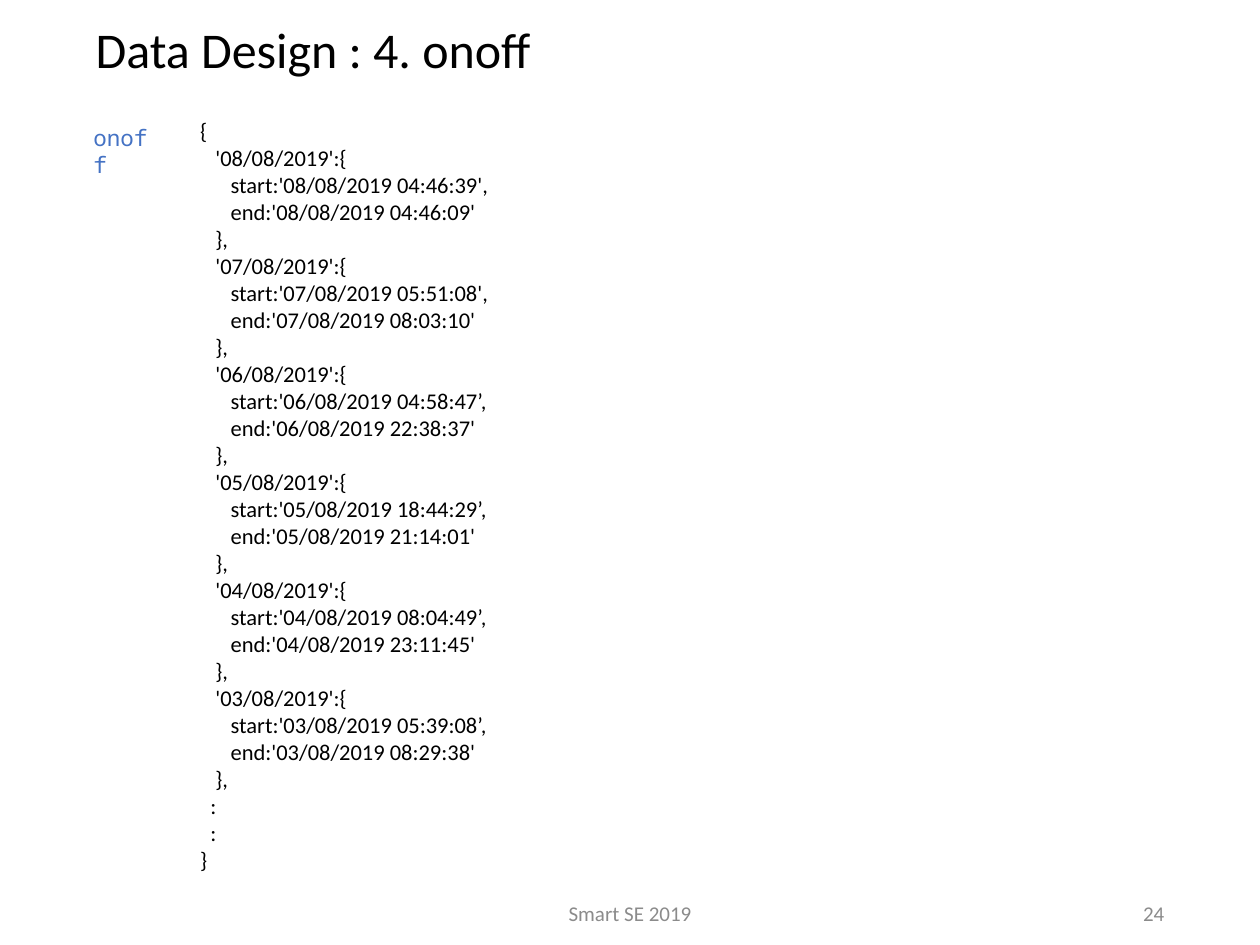
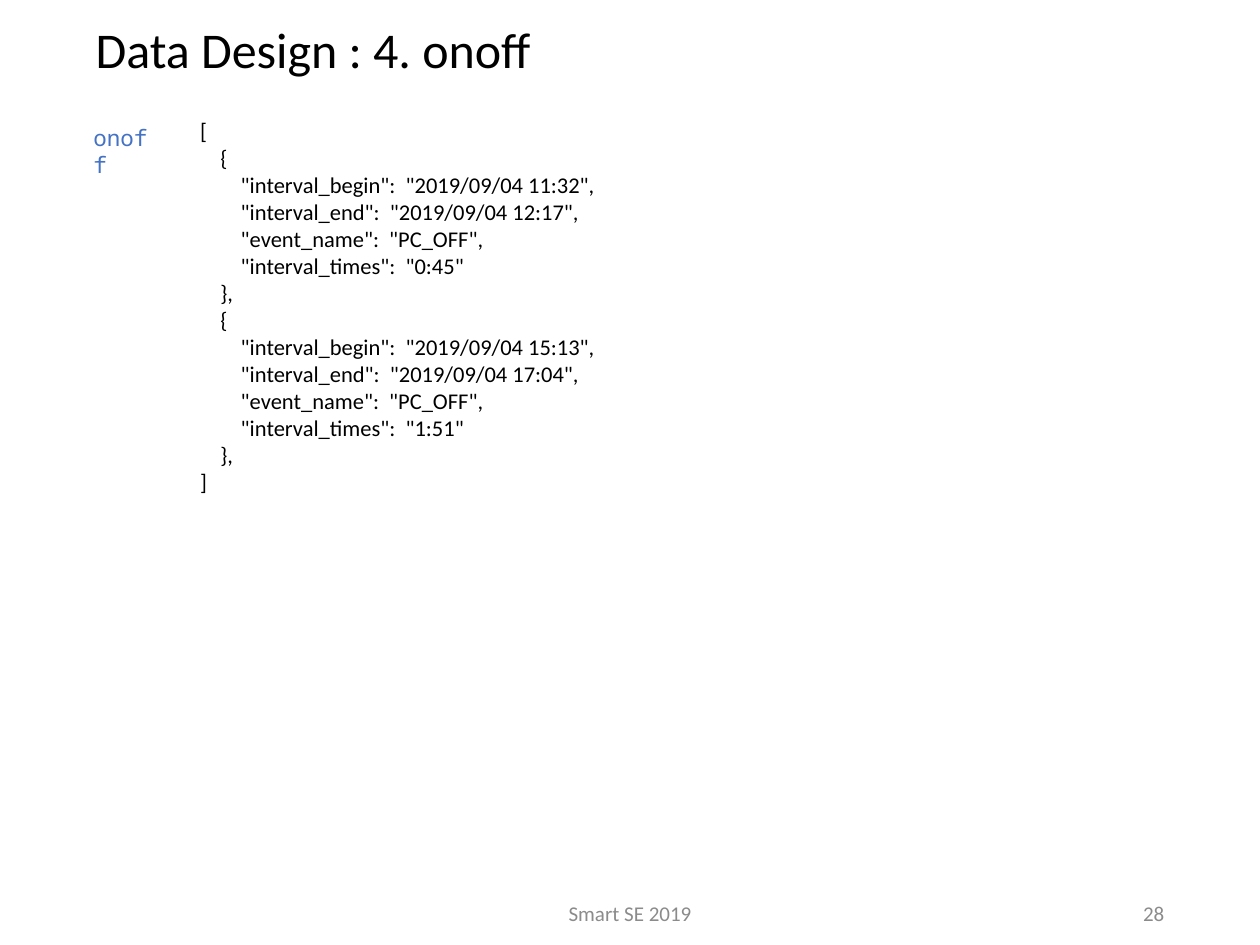
Before and after one commit to sakai-memoru/smartse19, a slide deck: slide 28 of _project_docs/SSE19_SPP.pptx (slide 24 before the commit). Drawn at 1260x945 pixels with LibreOffice and Linux fonts; fonts in the diff are those of the drawing; background and template pictures are left out. Boxes give left, top, right and bottom in pixels: in the first picture for what was removed or moved away, otherwise in the second. Text is boxed around its words. In the diff, an @@ line names an element or a change of style, - is before the commit and + after.

```diff
--- a/_project_docs/SSE19_SPP.pptx
+++ b/_project_docs/SSE19_SPP.pptx
@@ text at [241,177,594,439]: text changed @@
-{
-'08/08/2019':{
-start:'08/08/2019 04:46:39',
-end:'08/08/2019 04:46:09'
-},
-'07/08/2019':{
-start:'07/08/2019 05:51:08',
-end:'07/08/2019 08:03:10'
-},
-'06/08/2019':{
-start:'06/08/2019 04:58:47’,
-end:'06/08/2019 22:38:37'
-},
-'05/08/2019':{
-start:'05/08/2019 18:44:29’,
-end:'05/08/2019 21:14:01'
-},
-'04/08/2019':{
-start:'04/08/2019 08:04:49’,
-end:'04/08/2019 23:11:45'
-},
-'03/08/2019':{
-start:'03/08/2019 05:39:08’,
-end:'03/08/2019 08:29:38'
-},
-:
-:
-}
+[
+{
+"interval_begin": "2019/09/04 11:32",
+"interval_end": "2019/09/04 12:17",
+"event_name": "PC_OFF",
+"interval_times": "0:45"
+},
+{
+"interval_begin": "2019/09/04 15:13",
+"interval_end": "2019/09/04 17:04",
+"event_name": "PC_OFF",
+"interval_times": "1:51"
+},
+]
@@ page number at [1143,907,1164,921]: text changed @@
-24
+28
```
Also in this commit, not shown: 5 other slides changed, 5 slides added, 1 other file.
